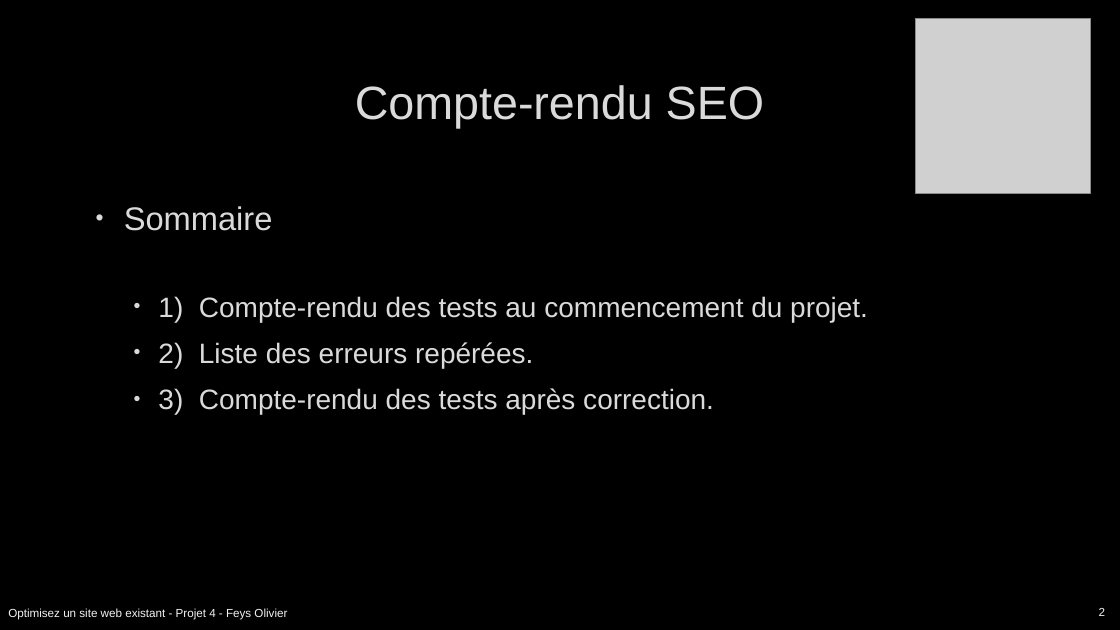
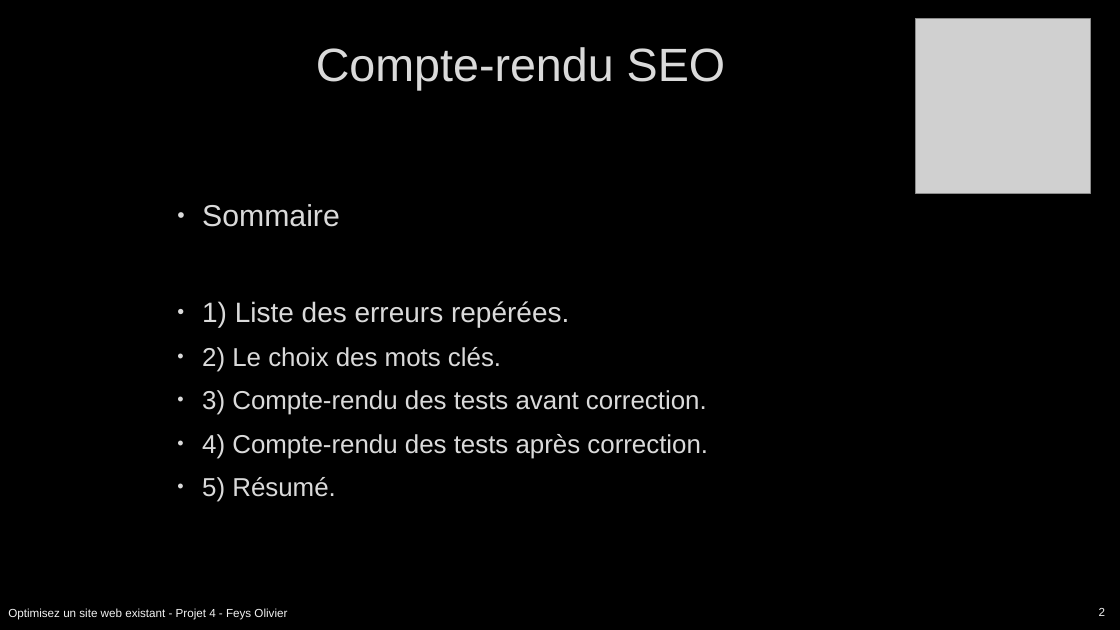
Before and after one commit to Olive59/Projet-4, a slide deck: slide 2 of Présentation la chouette agence.pptx. Drawn at 1120x630 pixels with LibreOffice and Linux fonts; fonts in the diff are those of the drawing; grey boxes stand for pictures; background and template pictures are left out. Boxes give left, top, right and bottom in pixels: in the first picture for what was removed or moved away, otherwise in the second. Text is boxed around its words. In the diff, an @@ line names an element or a change of style, - is before the commit and + after.

```diff
--- a/Présentation la chouette agence.pptx
+++ b/Présentation la chouette agence.pptx
@@ title "Compte-rendu SEO" moved from (x1=355, y1=85, x2=764, y2=128) to (x1=316, y1=47, x2=725, y2=90) @@
@@ text "Sommaire" moved from (x1=124, y1=206, x2=868, y2=414) to (x1=202, y1=204, x2=708, y2=502) @@
@@ text at (x1=202, y1=204, x2=340, y2=227): size 28 to 25.9 pt in "Sommaire"; list level 1 to 2 in "Sommaire" @@
@@ text at (x1=202, y1=301, x2=708, y2=502): text changed; size 24 to 22.2 pt @@
-  • 1) Compte-rendu des tests au commencement du projet.
-  • 2) Liste des erreurs repérées.
-  • 3) Compte-rendu des tests après correction.
+  • 1) Liste des erreurs repérées.
+  • 2) Le choix des mots clés.
+  • 3) Compte-rendu des tests avant correction.
+  • 4) Compte-rendu des tests après correction.
+  • 5) Résumé.
```
Also in this commit, not shown: 4 other slides changed, 2 slides added, 1 slide removed, 2 other files.
